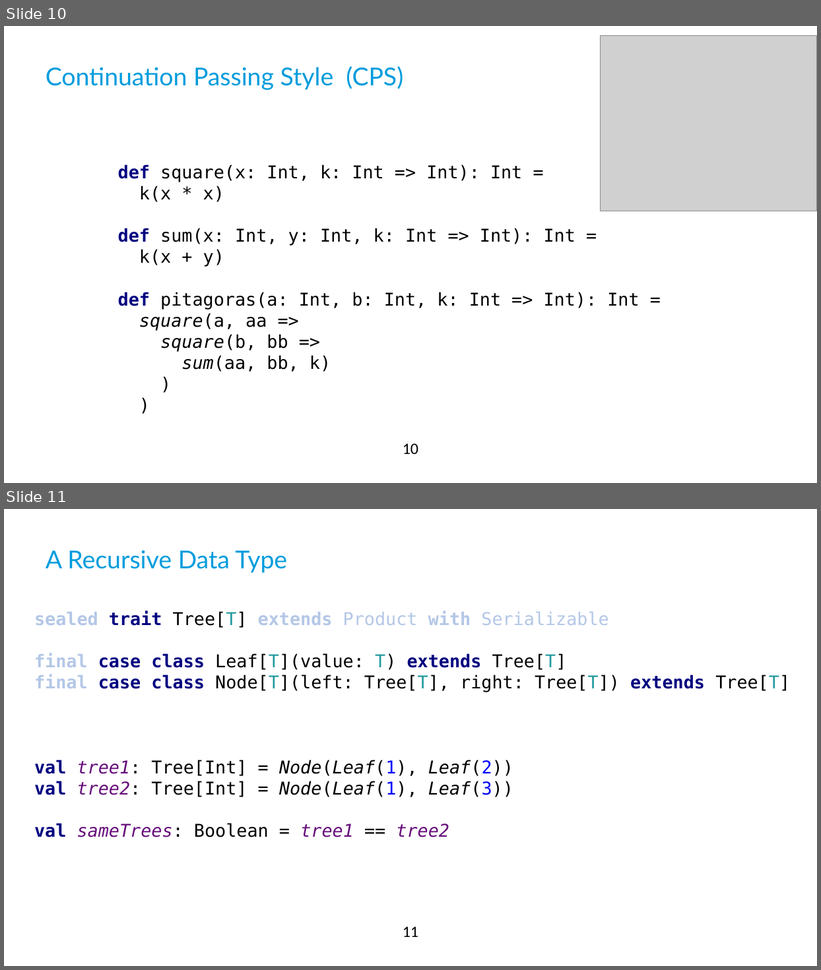
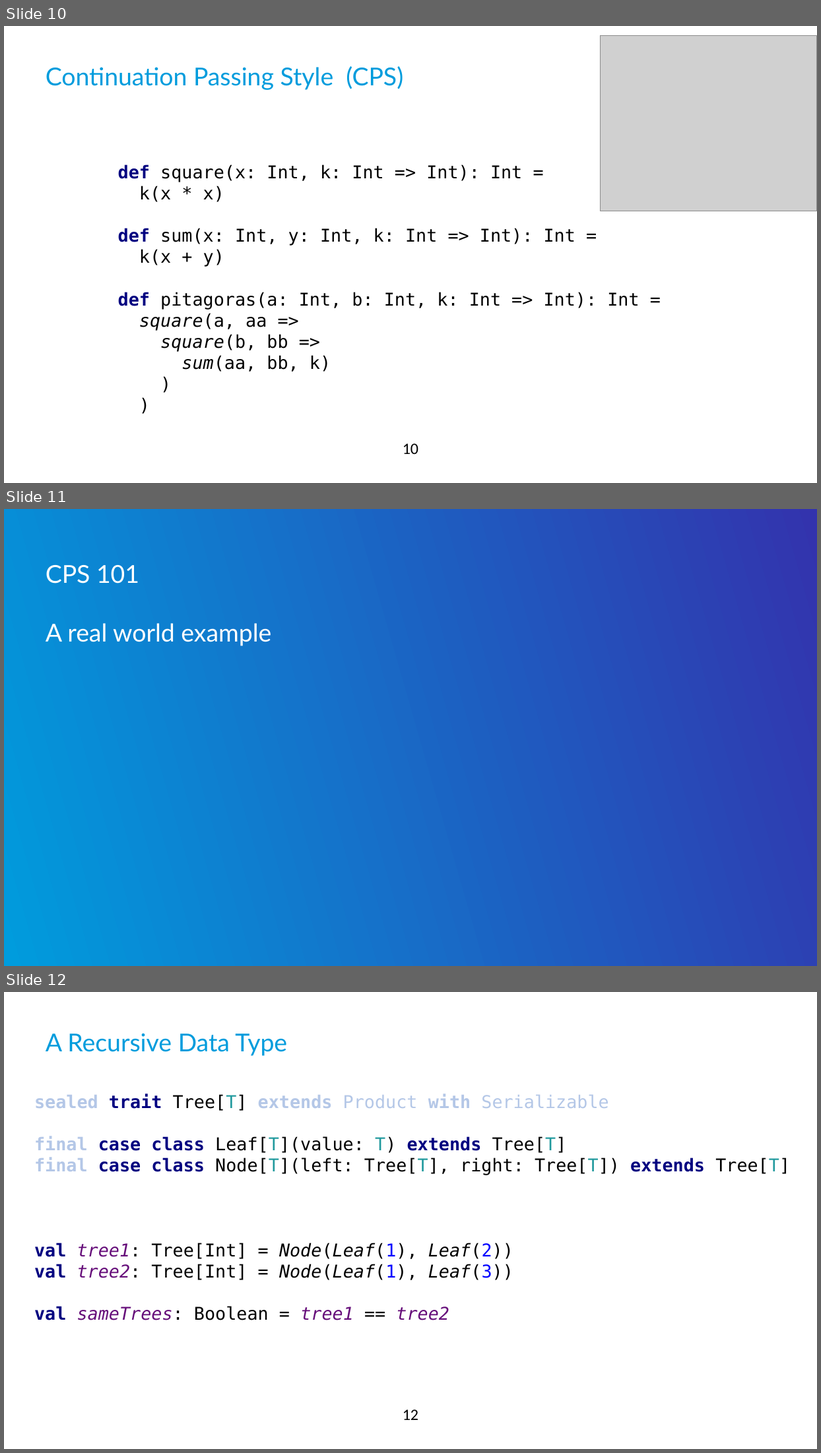
Before and after one commit to qqupp/continuations-playground, a slide deck: docs/diy-continuations.pptx. Shown one above the other, each under a label of ours: slides 10 and 11 before the commit, slides 10, 11 and 12 after it. The pictures are 821x970 and 821x1453 pixels, drawn with LibreOffice and Linux fonts; fonts in the diff are those of the drawing; grey boxes stand for pictures; background and template pictures are left out. Boxes give left, top, right and bottom in pixels: in the first picture for what was removed or moved away, otherwise in the second. Text is boxed around its words. In the diff, an @@ line names an element or a change of style, - is before the commit and + after.

```diff
--- a/docs/diy-continuations.pptx
+++ b/docs/diy-continuations.pptx
@@ slide 11 added at [4,509,817,966], background gradient #009CDD to #3333AD @@
@@ title added at [46,565,271,646], 28 pt, text #FFFFFF @@
+CPS 101
+A real world example
@@ what was slide 11 is now slide 12 @@
@@ page number at [403,1410,418,1420]: text changed @@
-11
+12
```
Also in this commit, not shown: 3 slides changed, 17 other slides added, 1 slide removed, 2 other files.
